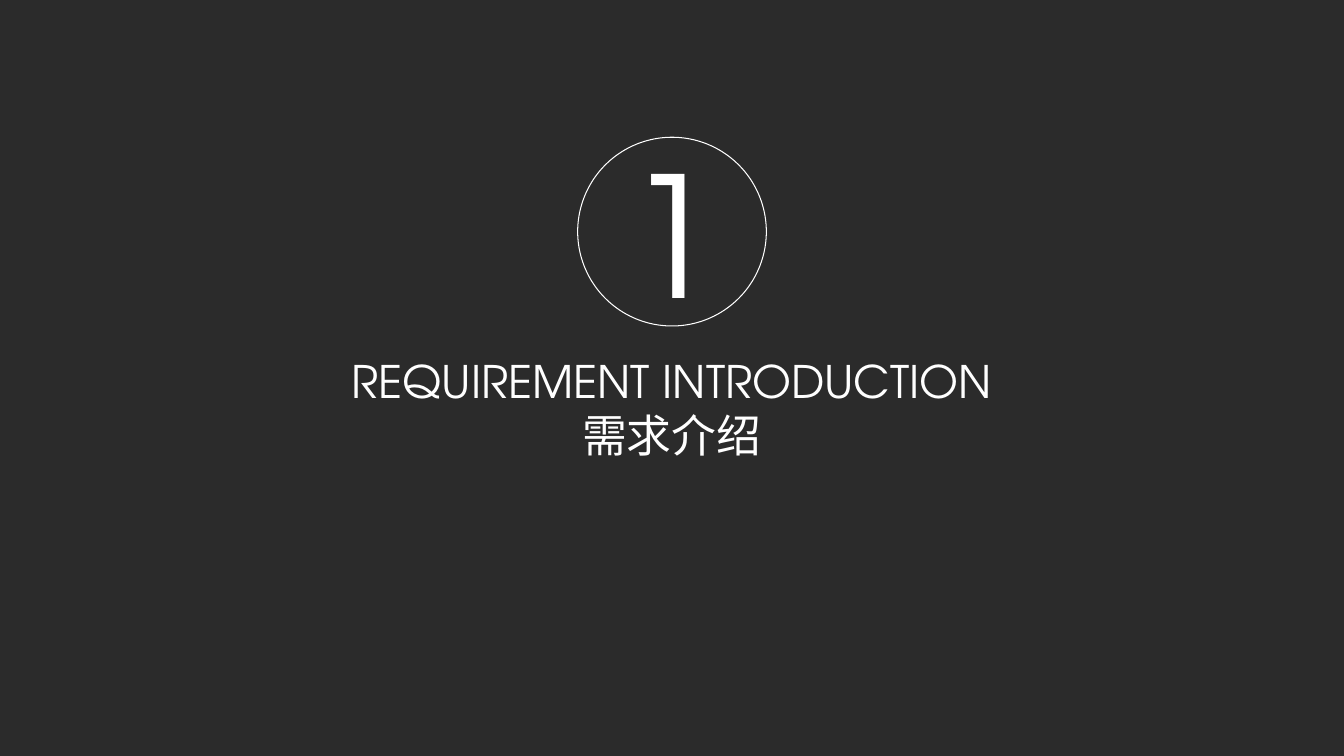
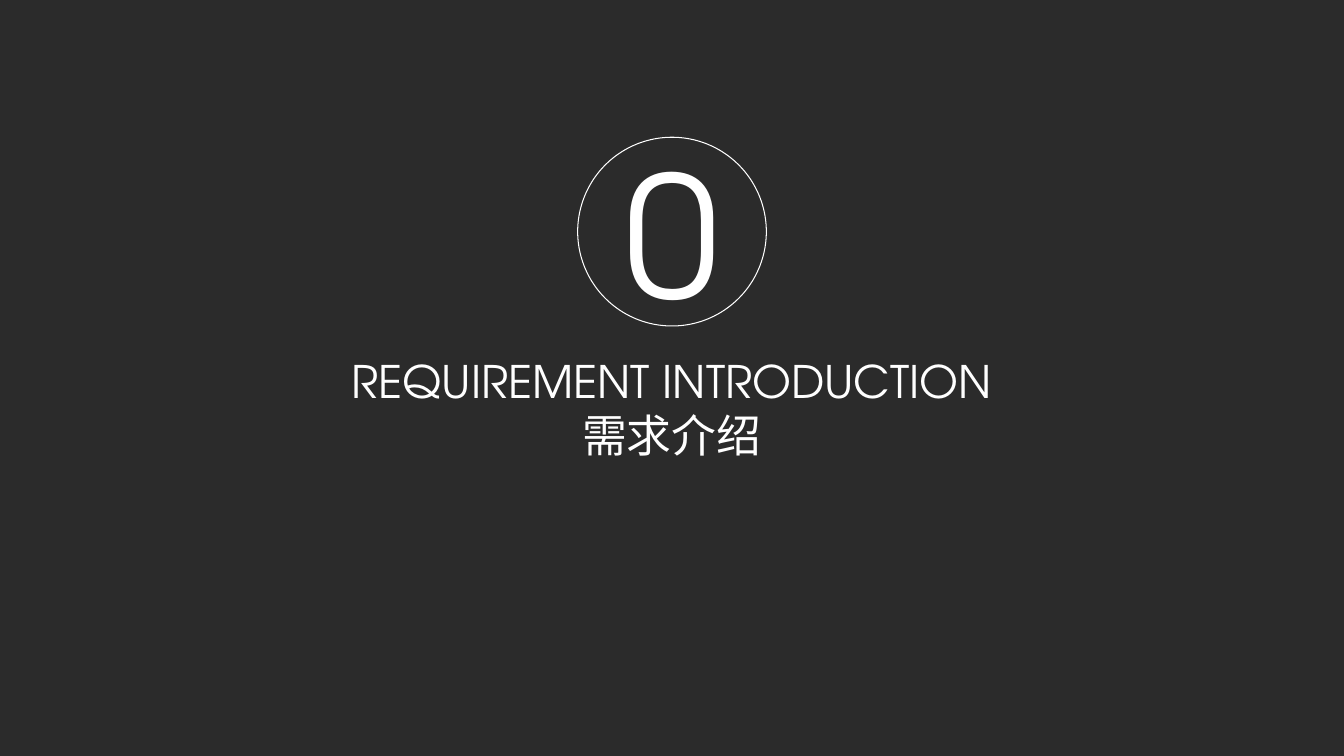
Before and after one commit to AngusMonroe/ClearSettlementSystem, a slide deck: slide 3 of paper/xjx/展示.pptx. Drawn at 1344x756 pixels with LibreOffice and Linux fonts; fonts in the diff are those of the drawing; background and template pictures are left out; a plain dark background stands for a picture behind light text. Boxes give left, top, right and bottom in pixels: in the first picture for what was removed or moved away, otherwise in the second. Text is boxed around its words. In the diff, an @@ line names an element or a change of style, - is before the commit and + after.

```diff
--- a/paper/xjx/展示.pptx
+++ b/paper/xjx/展示.pptx
@@ text in ellipse at bbox=[625, 136, 718, 374]: text changed @@
-1
+0
```
Also in this commit, not shown: 6 other slides changed, 4 slides added, 3 other files.
